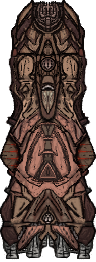
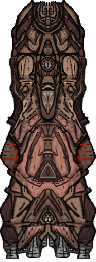
Comparing the layer stacks of the two w=96, h=262 images. Changes:
painted on "gl_endeavour_battle.png" over bbox(2, 143, 94, 166)
